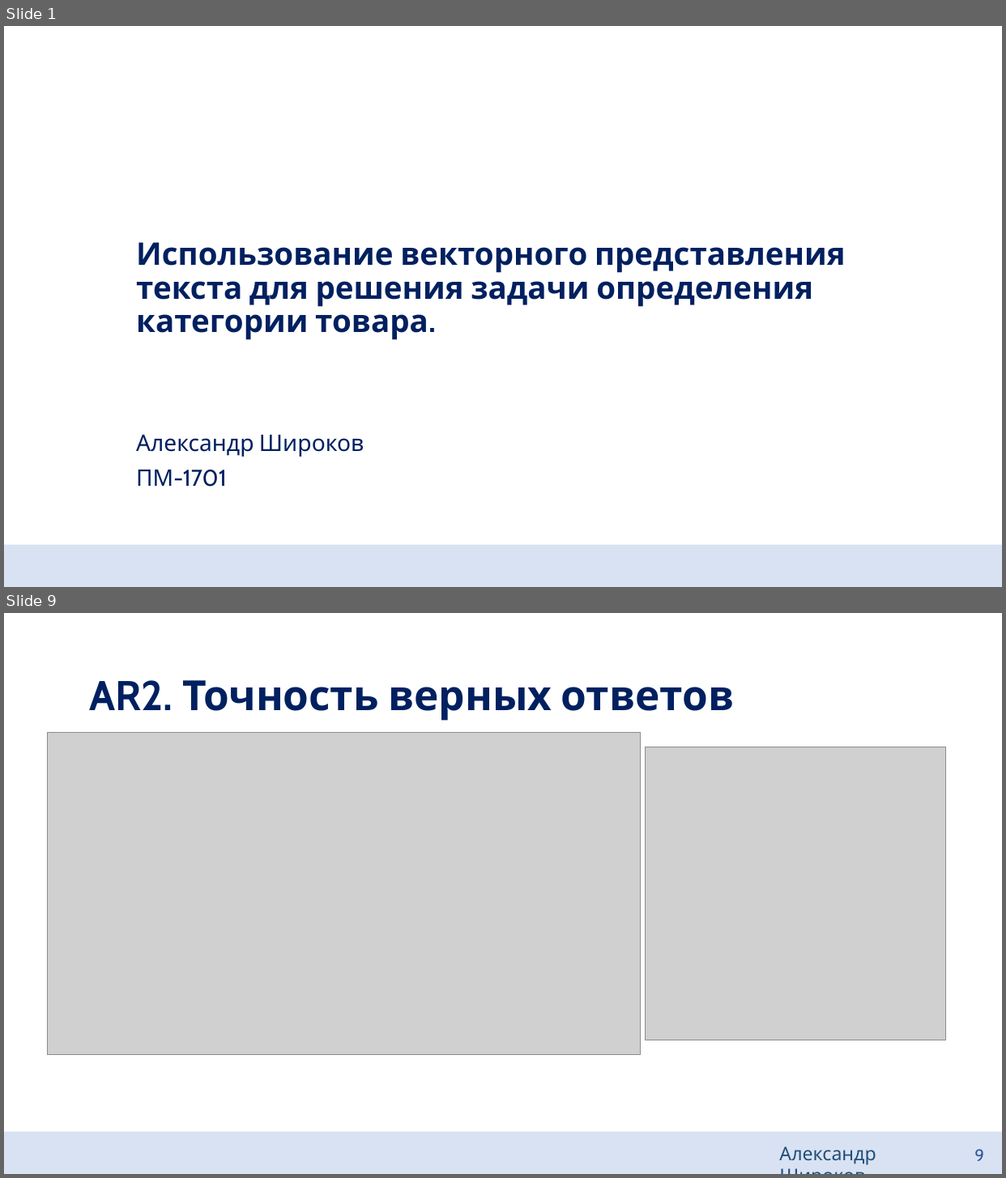
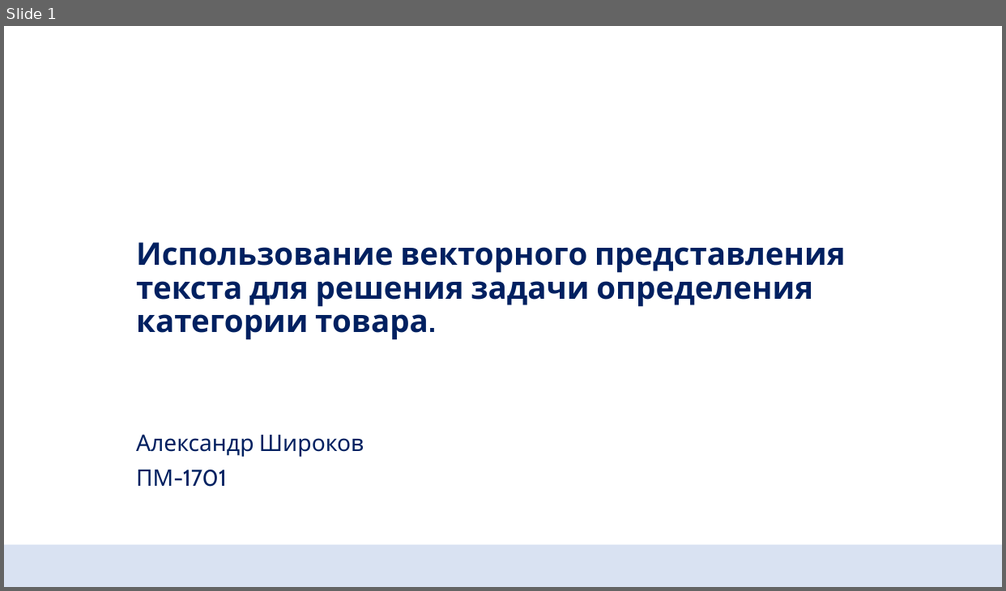
Before and after one commit to aptmess/diploma-paper, a slide deck: 03. conference (17.04.21)/conference.pptx. Shown one above the other, each under a label of ours: slides 1 and 9 before the commit, slide 1 after it; the slides between them are not shown. The pictures are 1006x1178 and 1006x591 pixels, drawn with LibreOffice and Linux fonts; fonts in the diff are those of the drawing; grey boxes stand for pictures. Boxes give left, top, right and bottom in pixels: in the first picture for what was removed or moved away, otherwise in the second. Text is boxed around its words. In the diff, an @@ line names an element or a change of style, - is before the commit and + after.

```diff
--- a/03. conference (17.04.21)/conference.pptx
+++ b/03. conference (17.04.21)/conference.pptx
@@ slide 9 removed at box(4, 613, 1002, 1174), background #FFFFFF @@
@@ title removed at box(89, 680, 735, 721) @@
-AR2. Точность верных ответов
@@ picture removed at box(48, 733, 640, 1055) @@
@@ picture removed at box(646, 747, 946, 1040) @@
@@ rectangle removed at box(4, 1131, 1002, 1174) @@
@@ text removed at box(779, 1147, 876, 1165) @@
-Александр Широков
@@ page number removed at box(974, 1149, 984, 1161) @@
-9
```
Also in this commit, not shown: 9 slides added, 24 other slides removed, 1 other file.
